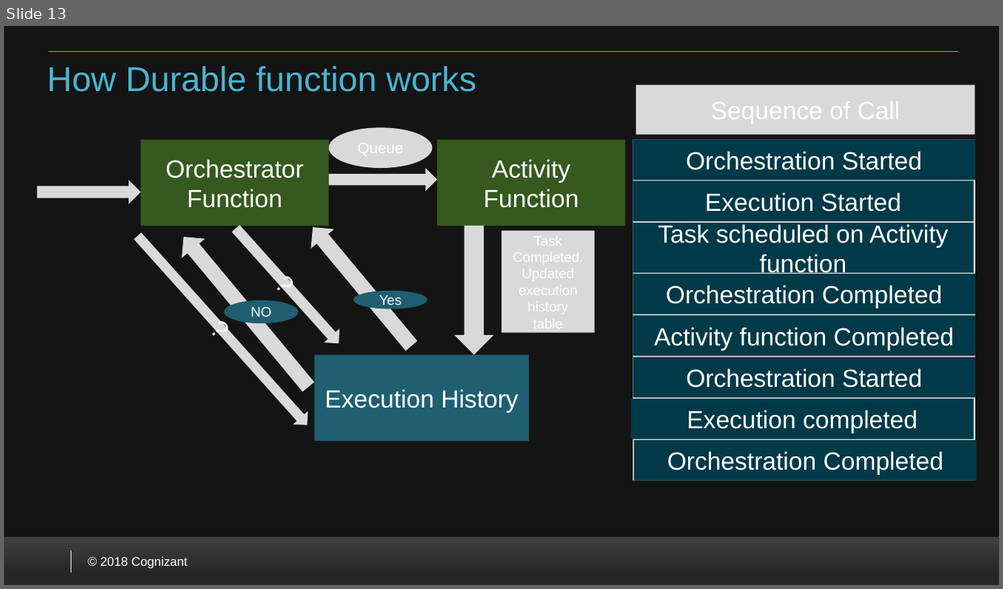
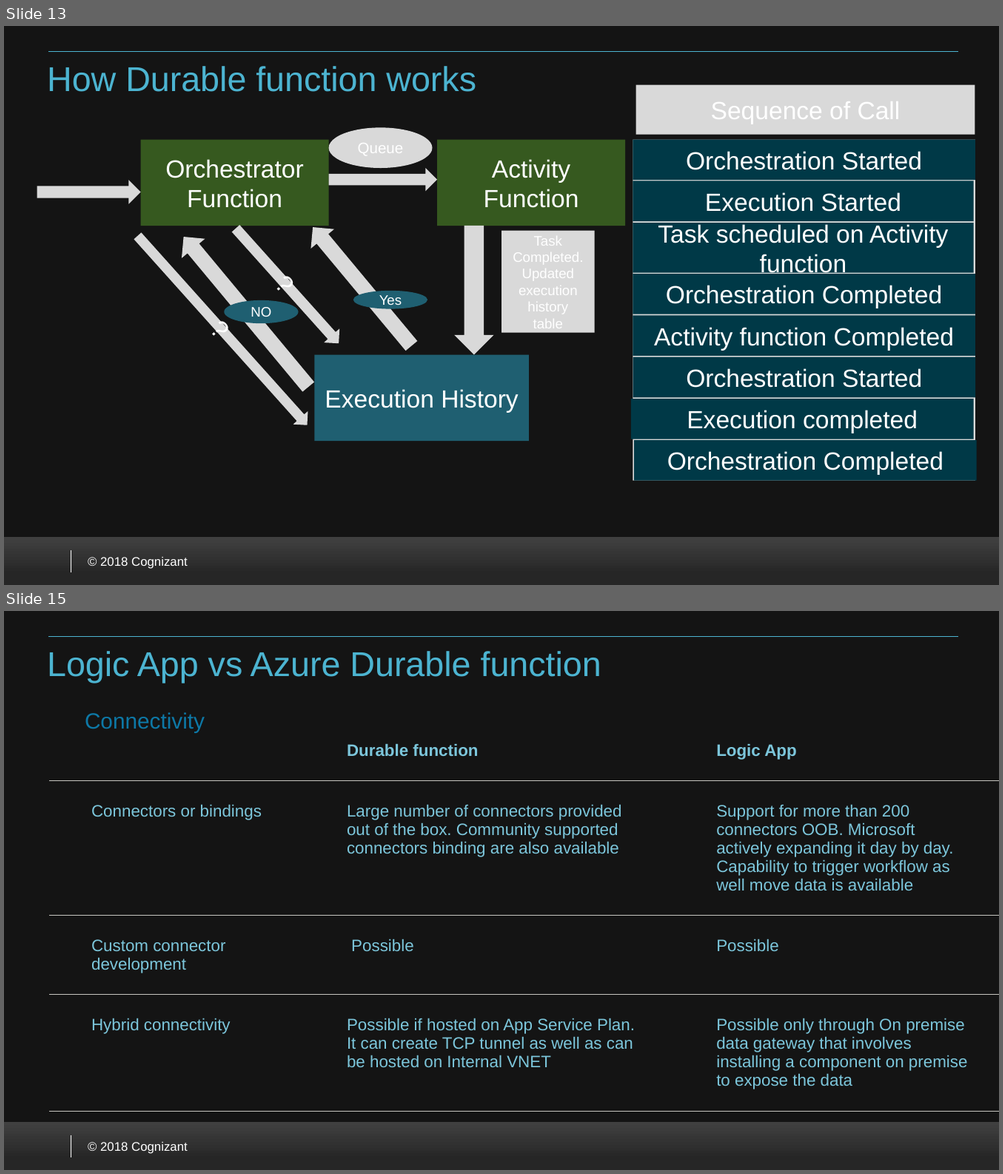
Before and after one commit to VenkateshSrini/MyDocuments, a slide deck: Azurefunction 2.0.pptx. Shown one above the other, each under a label of ours: slide 13 before the commit, slides 13 and 15 after it; the slides between them are not shown. The pictures are 1003x589 and 1003x1174 pixels, drawn with LibreOffice and Linux fonts; fonts in the diff are those of the drawing; background and template pictures are left out. Boxes give left, top, right and bottom in pixels: in the first picture for what was removed or moved away, otherwise in the second. Text is boxed around its words. In the diff, an @@ line names an element or a change of style, - is before the commit and + after.

```diff
--- a/Azurefunction 2.0.pptx
+++ b/Azurefunction 2.0.pptx
@@ slide 15 added at (4, 611, 999, 1170), background #FFFFFF; not listed: 5 template elements that a slide beside it also shows @@
@@ title added at (47, 651, 601, 684), 25 pt, text #4CB4D1 @@
+Logic App vs Azure Durable function
@@ table added at (48, 721, 999, 1128), 4 rows, 3 columns @@
+ | Durable function | Logic App
+Connectors or bindings | Large number of connectors provided out of the box. Community supported connectors binding are also available | Support for more than 200 connectors OOB. Microsoft actively expanding it day by day. Capability to trigger workflow as well move data is available
+Custom connector development | Possible | Possible
+Hybrid connectivity | Possible if hosted on App Service Plan. It can create TCP tunnel as well as can be hosted on Internal VNET | Possible only through On premise data gateway that involves installing a component on premise to expose the data
@@ text added at (85, 712, 205, 732), 16 pt, text #0D78A6 @@
+Connectivity
```
Also in this commit, not shown: 7 other slides added.
